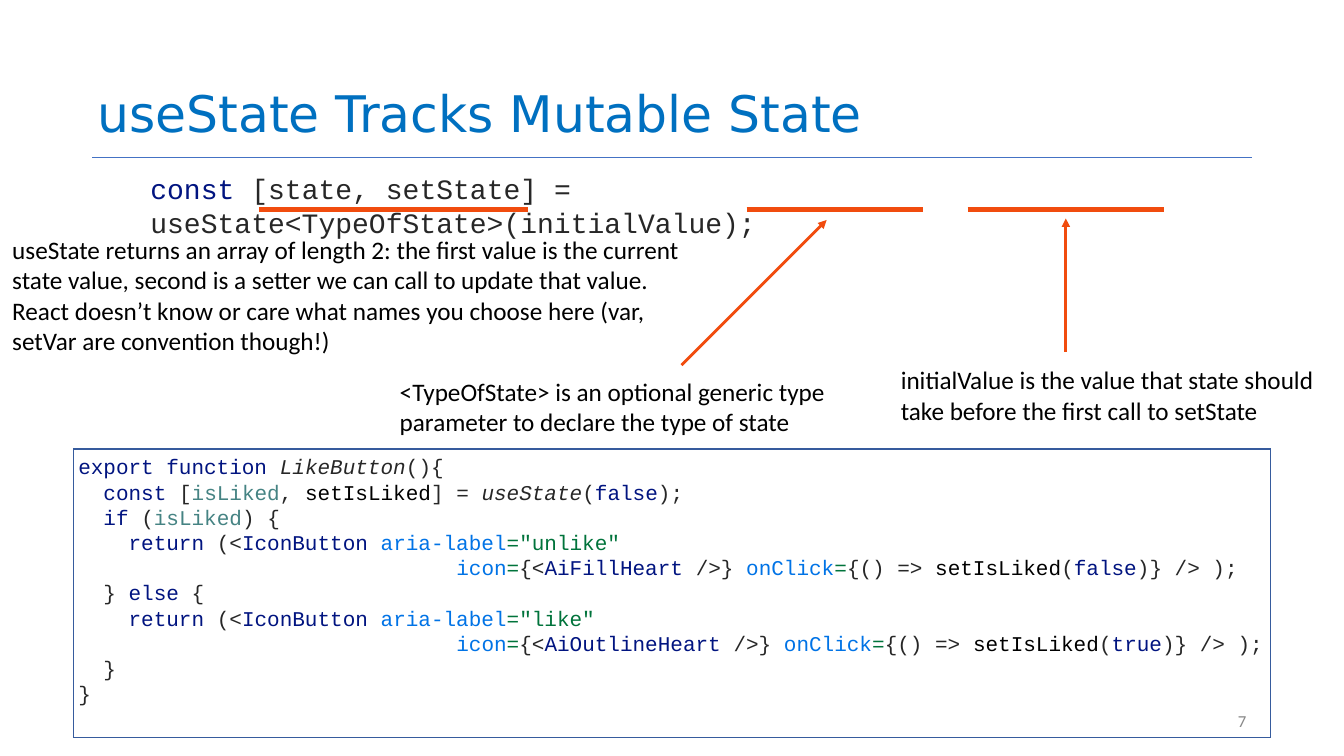
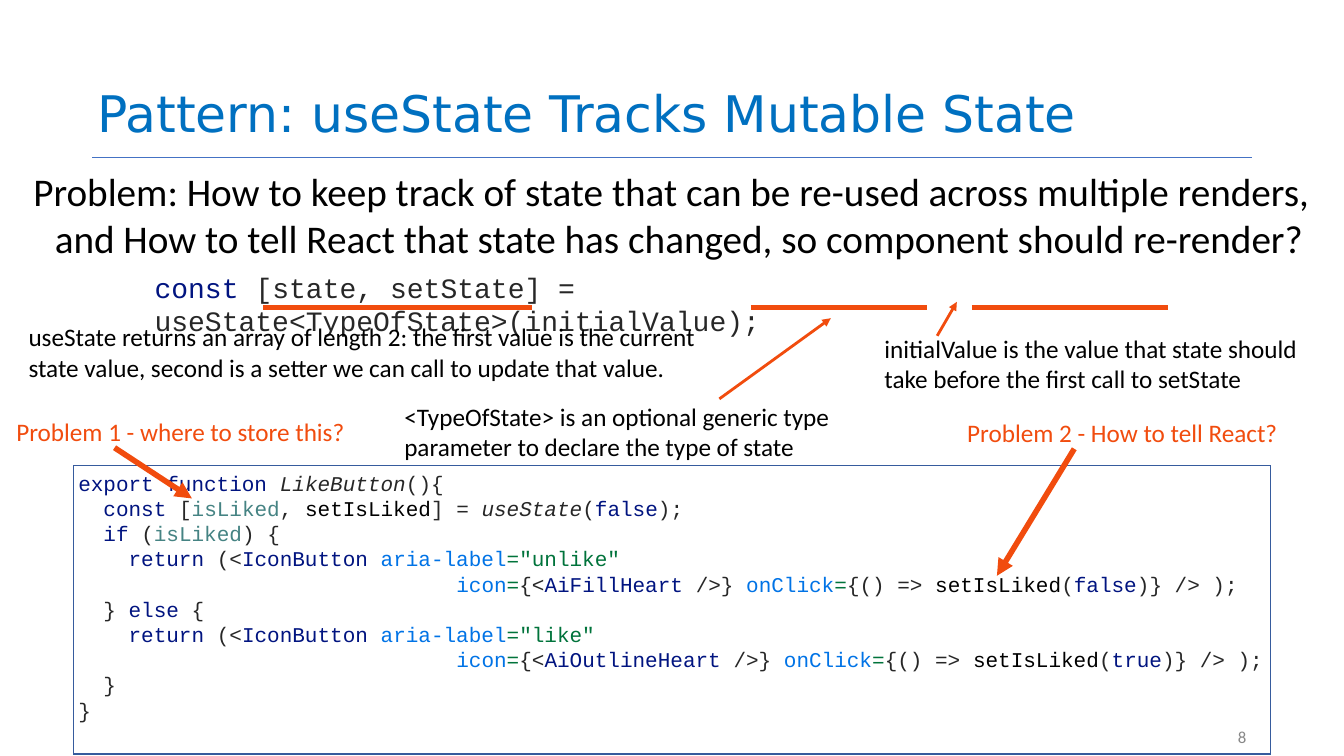
Before and after one commit to neu-se/CS4530-Spring-2023, a slide deck: slide 8 of Slides/Module 08 Patterns of React.pptx (slide 7 before the commit). Drawn at 1344x756 pixels with LibreOffice and Linux fonts; fonts in the diff are those of the drawing. Boxes give left, top, right and bottom in pixels: in the first picture for what was removed or moved away, otherwise in the second. Text is boxed around its words. In the diff, an @@ line names an element or a change of style, - is before the commit and + after.

Commit message:
first attemot to update slides as per Mitch's feedback

```diff
--- a/Slides/Module 08 Patterns of React.pptx
+++ b/Slides/Module 08 Patterns of React.pptx
@@ title at bbox=[97, 93, 1076, 133]: text changed @@
-useState Tracks Mutable State
+Pattern: useState Tracks Mutable State
@@ text added at bbox=[33, 178, 1309, 260], 28 pt, text #000000 @@
+Problem: How to keep track of state that can be re-used across multiple renders, and How to tell React that state has changed, so component should re-render?
@@ text at bbox=[29, 326, 695, 381]: text changed @@
-useState returns an array of length 2: the first value is the current state value, second is a setter we can call to update that value.
-React doesn’t know or care what names you choose here (var, setVar are convention though!)
+useState returns an array of length 2: the first value is the current state value, second is a setter we can call to update that value.
@@ arrow moved from (682, 365) - (827, 220) to (720, 399) - (831, 319) @@
@@ text "initialValue is the value that ...": place and size @@
-text "initialValue is the value that ..." at bbox=[901, 371, 1313, 421]
+text "initialValue is the value that ..." at bbox=[884, 340, 1297, 389]
@@ arrow moved from (1066, 352) - (1066, 219) to (938, 336) - (957, 302) @@
@@ 3 lines, 1 text: place and size @@
-3 lines, 1 text at bbox=[150, 180, 1165, 239]
+3 lines, 1 text at bbox=[155, 278, 1169, 339]
@@ text "<TypeOfState> is an optional generic ...": place and size @@
-text "<TypeOfState> is an optional generic ..." at bbox=[400, 383, 825, 435]
+text "<TypeOfState> is an optional generic ..." at bbox=[404, 408, 829, 460]
@@ text added at bbox=[16, 423, 344, 447], 18 pt, text #F14C0E @@
+Problem 1 - where to store this?
@@ arrow added from (115, 448) to (192, 499), #F14C0E 4 pt @@
@@ text added at bbox=[967, 424, 1278, 448], 18 pt, text #F14C0E @@
+Problem 2 - How to tell React?
@@ arrow added from (1075, 449) to (997, 576), #F14C0E 4 pt @@
@@ rectangle "export function LikeButton(){": place and size @@
-rectangle "export function LikeButton(){" at bbox=[74, 449, 1271, 737]
+rectangle "export function LikeButton(){" at bbox=[74, 466, 1271, 754]
@@ page number at bbox=[1238, 731, 1246, 743]: text changed @@
-7
+8
```
Also in this commit, not shown: 7 other slides changed, 1 slide added, 2 slides removed, 1 other file.
